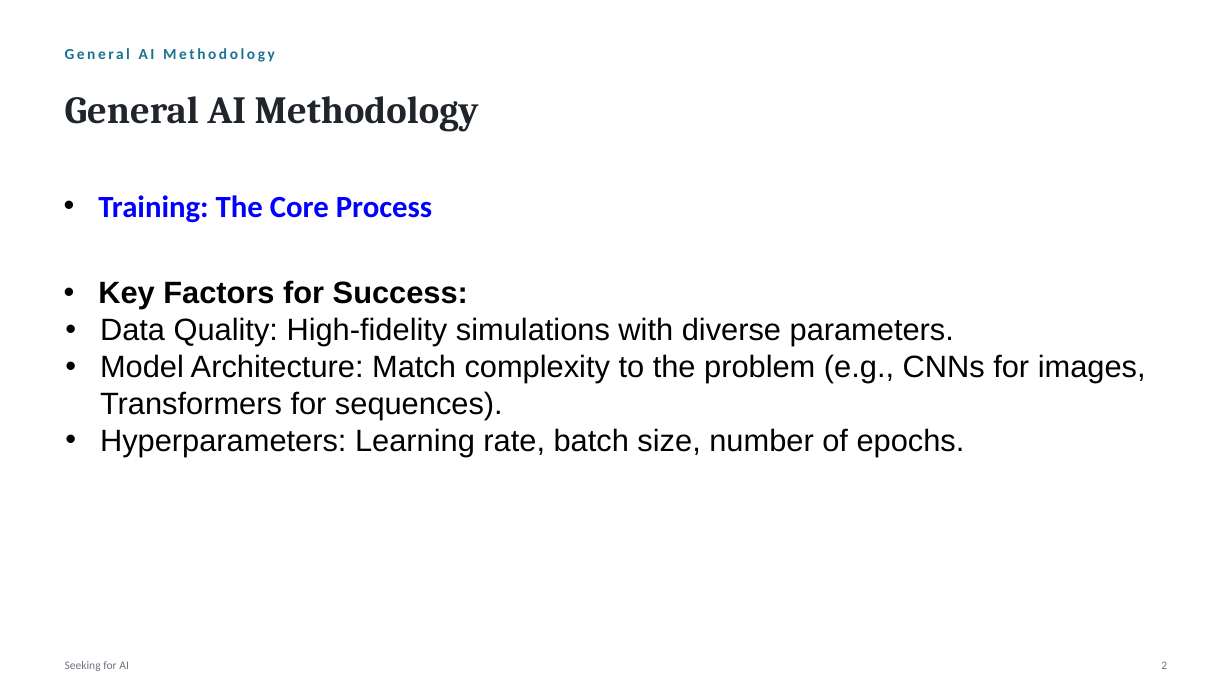
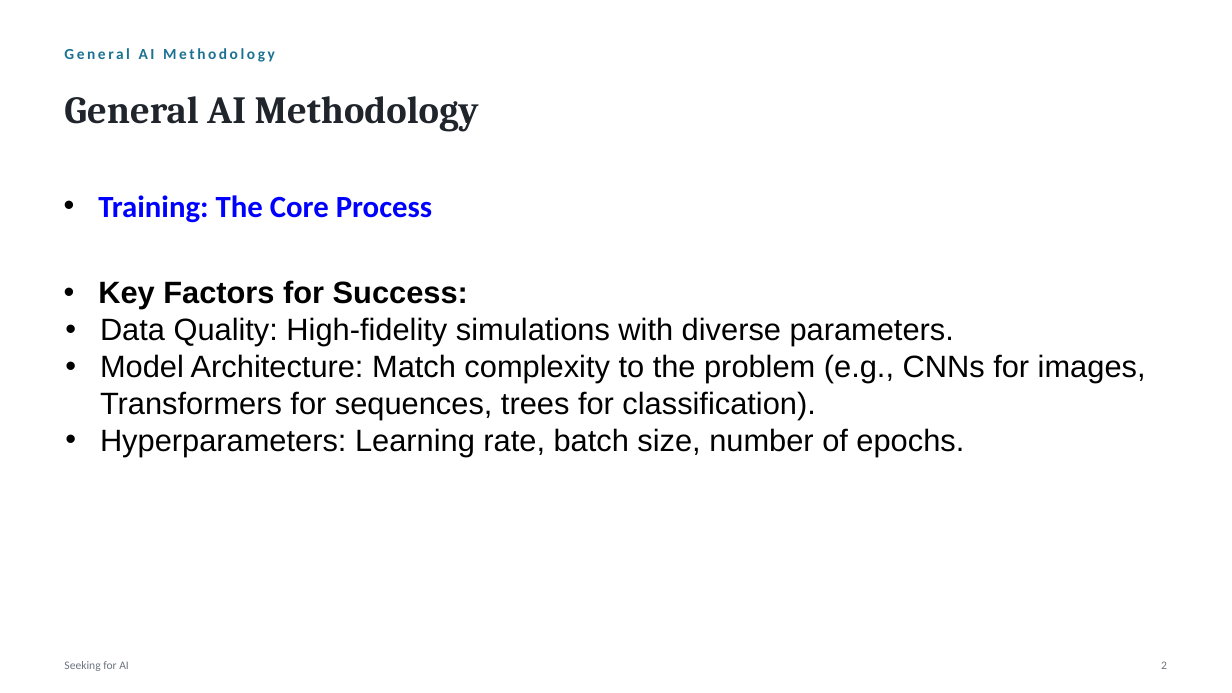
Before and after one commit to mccode-dev/PaNRAID, a slide deck: slide 14 of 21_September_Monday/01_Seeking_for_AI/01_Seeking_for_AI.pptx (slide 13 before the commit). Drawn at 1232x693 pixels with LibreOffice and Linux fonts; fonts in the diff are those of the drawing; background and template pictures are left out. Boxes give left, top, right and bottom in pixels: in the first picture for what was removed or moved away, otherwise in the second. Text is boxed around its words. In the diff, an @@ line names an element or a change of style, - is before the commit and + after.

```diff
--- a/21_September_Monday/01_Seeking_for_AI/01_Seeking_for_AI.pptx
+++ b/21_September_Monday/01_Seeking_for_AI/01_Seeking_for_AI.pptx
@@ text at box(100, 354, 1146, 420): text changed @@
-• Model Architecture: Match complexity to the problem (e.g., CNNs for images, Transformers for sequences).
+• Model Architecture: Match complexity to the problem (e.g., CNNs for images, Transformers for sequences, trees for classification).
```
Also in this commit, not shown: 9 other slides changed, 1 slide added, 1 slide removed, 3 other files.
